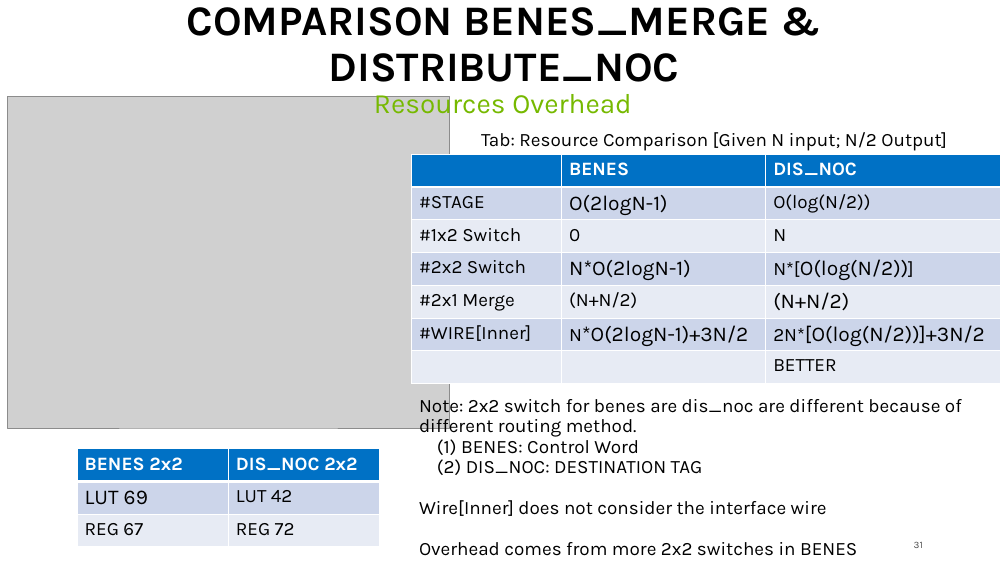
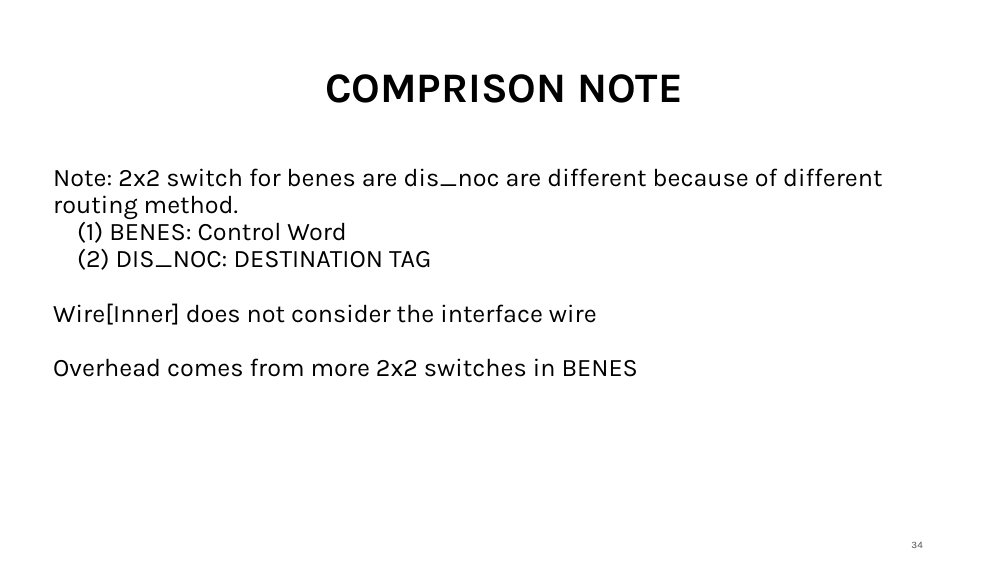
Before and after one commit to georgia-tech-synergy-lab/AcceleratorNoC, a slide deck: slide 34 of microswitch.pptx (slide 31 before the commit). Drawn at 1008x567 pixels with LibreOffice and Linux fonts; fonts in the diff are those of the drawing; grey boxes stand for pictures. Boxes give left, top, right and bottom in pixels: in the first picture for what was removed or moved away, otherwise in the second. Text is boxed around its words. In the diff, an @@ line names an element or a change of style, - is before the commit and + after.

Commit message:
update comparison

```diff
--- a/microswitch.pptx
+++ b/microswitch.pptx
@@ title removed at box(187, 7, 770, 82) @@
-COMPARISON BENES_MERGE & DISTRIBUTE_NOC
@@ title added at box(325, 74, 683, 103), 40 pt, text #000000, bold @@
+COMPRISON NOTE
@@ picture removed at box(8, 97, 450, 429) @@
@@ text removed at box(374, 94, 632, 119) @@
-Resources Overhead
@@ text removed at box(481, 132, 947, 151) @@
-Tab: Resource Comparison [Given N input; N/2 Output]
@@ text "Note: 2x2 switch for benes ...": place and size @@
-text "Note: 2x2 switch for benes ..." at box(419, 395, 962, 556)
+text "Note: 2x2 switch for benes ..." at box(53, 168, 882, 377)
@@ text "Note: 2x2 switch for benes ..." at box(53, 168, 882, 377): size 18 to 24 pt @@
@@ table removed at box(411, 154, 1000, 383), 7 rows, 3 columns @@
- | BENES | DIS_NOC
-#STAGE | O(2logN-1) | O(log(N/2))
-#1x2 Switch | 0 | N
-#2x2 Switch | N*O(2logN-1) | N*[O(log(N/2))]
-#2x1 Merge | (N+N/2) | (N+N/2)
-#WIRE[Inner] | N*O(2logN-1)+3N/2 | 2N*[O(log(N/2))]+3N/2
- |  | BETTER
@@ table removed at box(77, 449, 380, 547), 3 rows, 2 columns @@
-BENES 2x2 | DIS_NOC 2x2
-LUT 69 | LUT 42
-REG 67 | REG 72
@@ page number at box(911, 542, 922, 548): text changed @@
-31
+34
```
Also in this commit, not shown: 2 other slides changed, 2 slides added.
